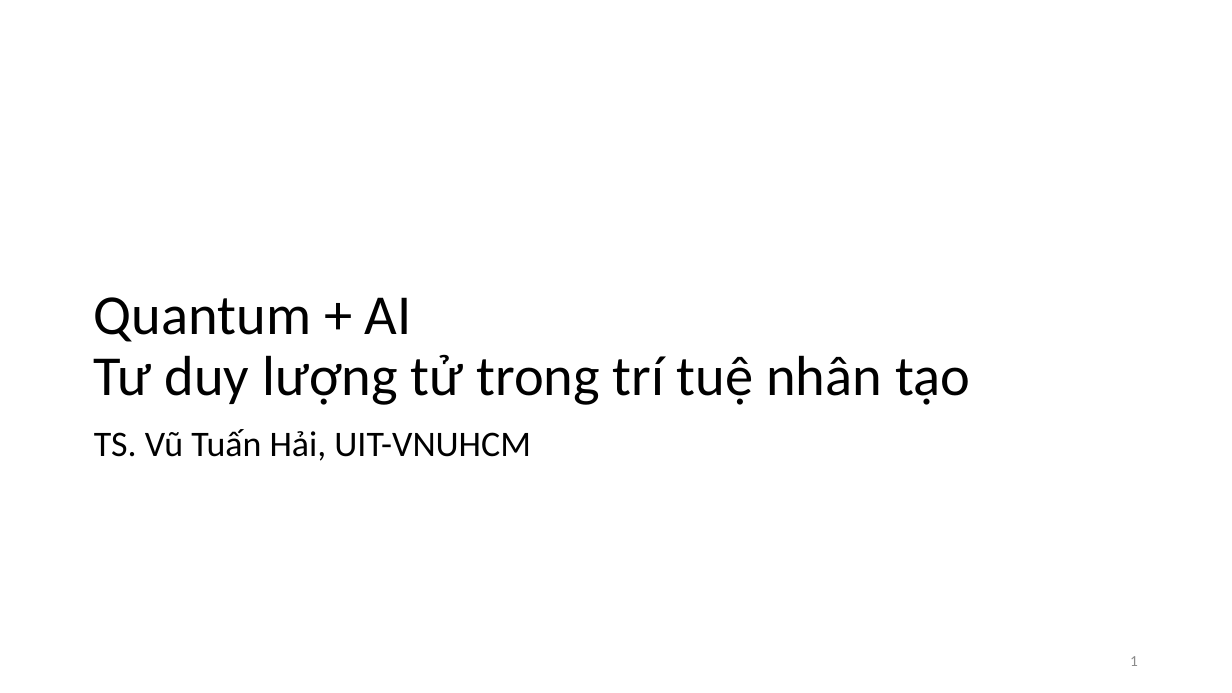
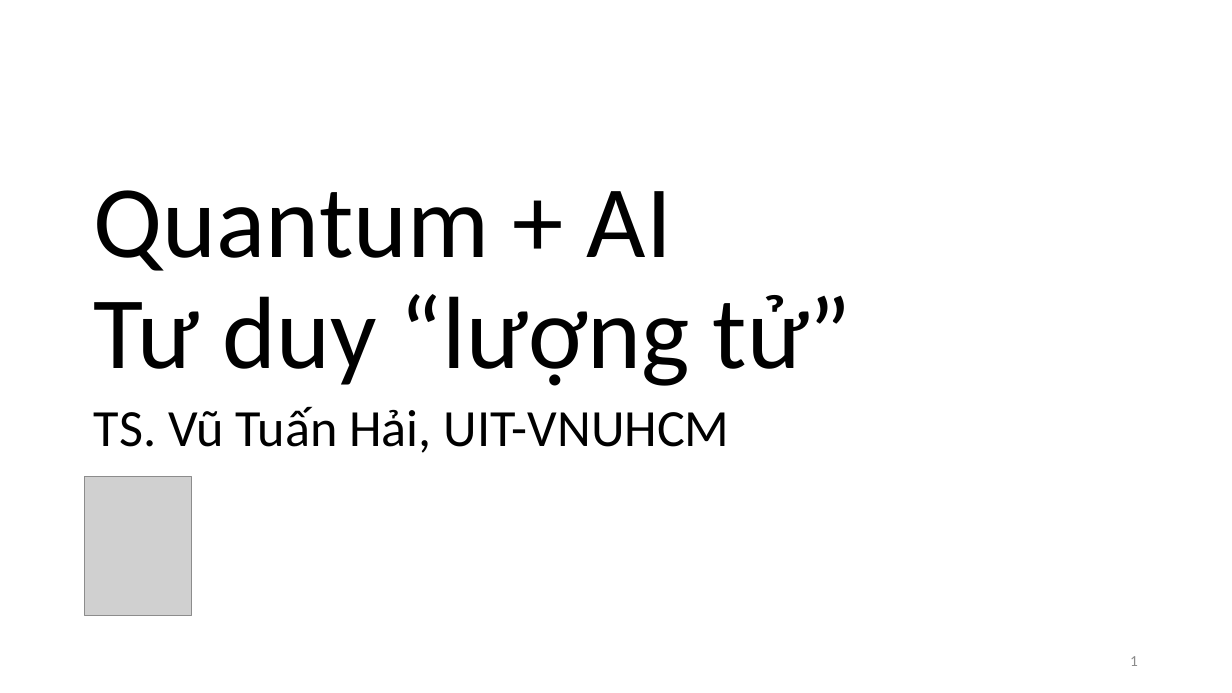
Before and after one commit to vutuanhai237/CourseMaterialsUIT, a slide deck: slide 1 of SExxx-Quantum computng/Slide/Seminar13102026.pptx. Drawn at 1232x693 pixels with LibreOffice and Linux fonts; fonts in the diff are those of the drawing; grey boxes stand for pictures. Boxes give left, top, right and bottom in pixels: in the first picture for what was removed or moved away, otherwise in the second. Text is boxed around its words. In the diff, an @@ line names an element or a change of style, - is before the commit and + after.

```diff
--- a/SExxx-Quantum computng/Slide/Seminar13102026.pptx
+++ b/SExxx-Quantum computng/Slide/Seminar13102026.pptx
@@ title at (94,190,852,386): text changed; size 44 to 80 pt @@
-Quantum + AI
-Tư duy lượng tử trong trí tuệ nhân tạo
+Quantum + AI
+Tư duy “lượng tử”
@@ text "TS. Vũ Tuấn Hải, UIT-VNUHCM": place and size @@
-text "TS. Vũ Tuấn Hải, UIT-VNUHCM" at (94,429,531,461)
+text "TS. Vũ Tuấn Hải, UIT-VNUHCM" at (94,406,730,453)
@@ text "TS. Vũ Tuấn Hải, UIT-VNUHCM" at (94,406,730,453): size 28 to 40.7 pt; line spacing 0.9 to 0.8 @@
@@ picture added at (85,477,192,616) @@
```
Also in this commit, not shown: 1 other slide changed, 1 slide removed, 3 other files.
